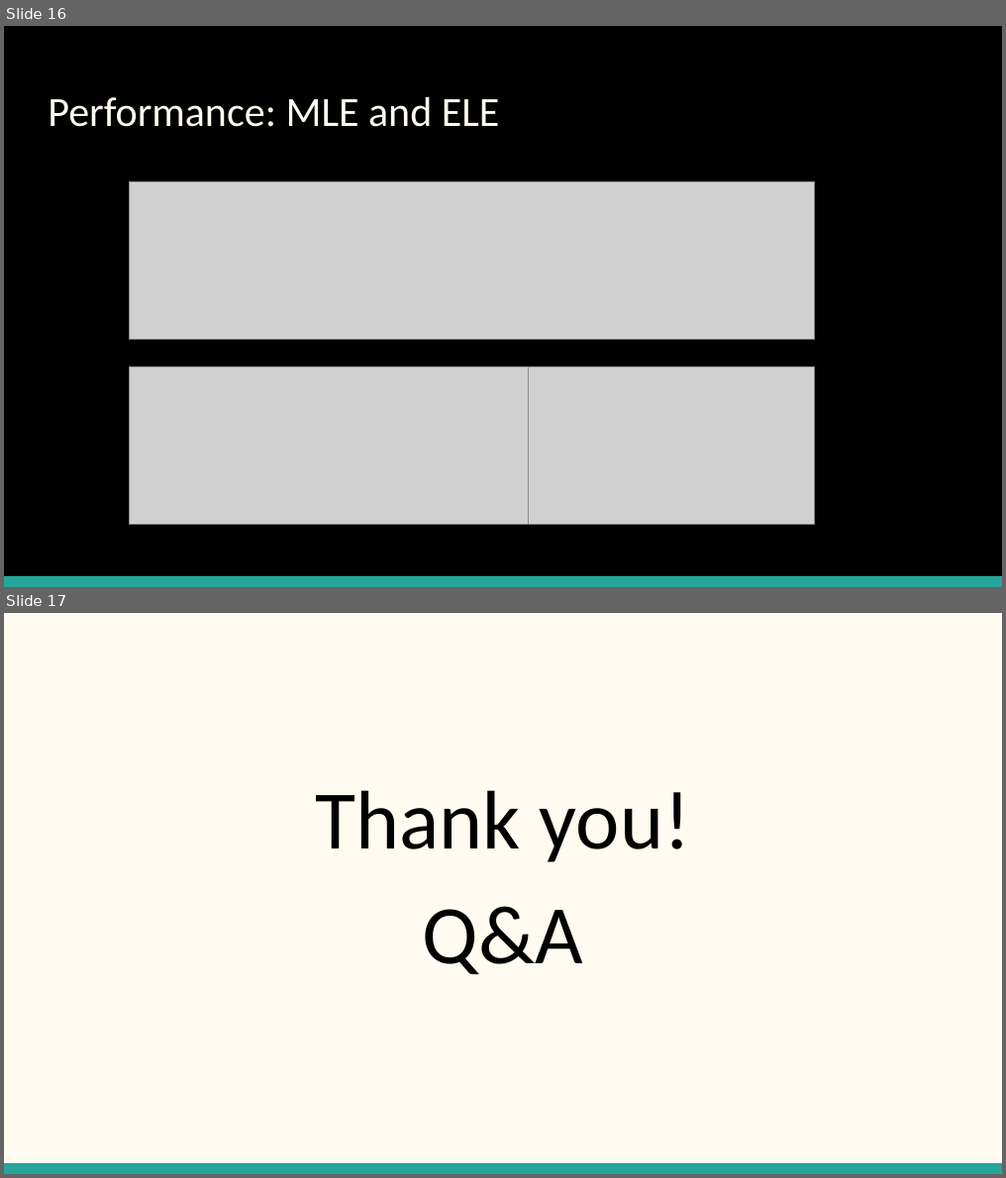
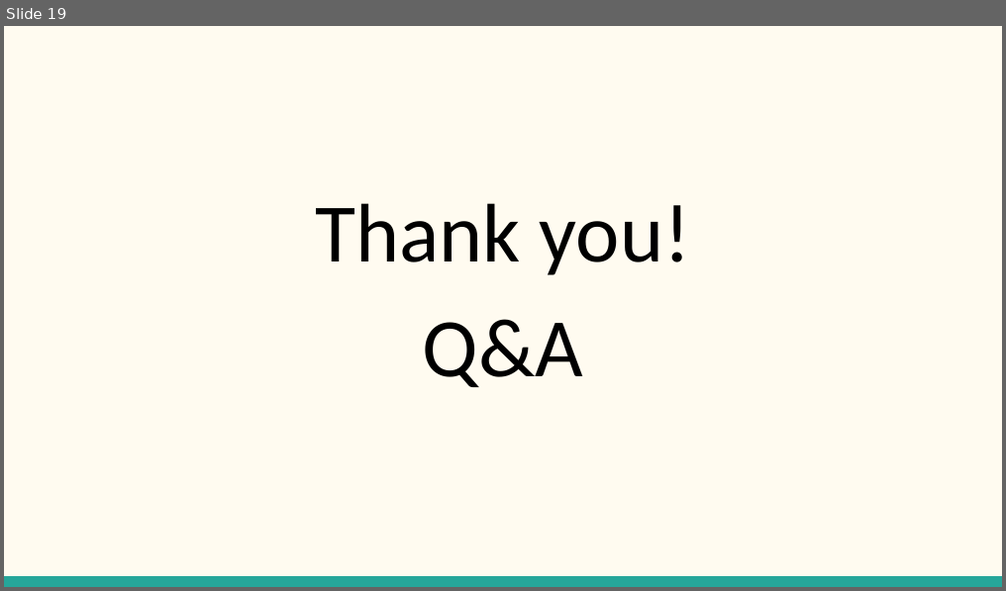
Before and after one commit to TZstatsADS/Fall2018-Project4-sec1--sec1proj4_grp6, a slide deck: doc/Sec 1 Proj 4 Group 6.pptx. Shown one above the other, each under a label of ours: slides 16 and 17 before the commit, slide 19 after it. The pictures are 1006x1178 and 1006x591 pixels, drawn with LibreOffice and Linux fonts; fonts in the diff are those of the drawing; grey boxes stand for pictures. Boxes give left, top, right and bottom in pixels: in the first picture for what was removed or moved away, otherwise in the second. Text is boxed around its words. In the diff, an @@ line names an element or a change of style, - is before the commit and + after.

```diff
--- a/doc/Sec 1 Proj 4 Group 6.pptx
+++ b/doc/Sec 1 Proj 4 Group 6.pptx
@@ slide 16 removed at [4,26,1002,587], background #000000; not listed: 1 template element that a slide beside it also shows @@
@@ title removed at [48,97,500,127] @@
-Performance: MLE and ELE
@@ picture removed at [129,181,813,339] @@
@@ picture removed at [129,368,528,524] @@
@@ picture removed at [528,368,813,524] @@
@@ what was slide 17 is now slide 19 @@
```
Also in this commit, not shown: 4 slides added, 1 other slide removed, 4 other files.
